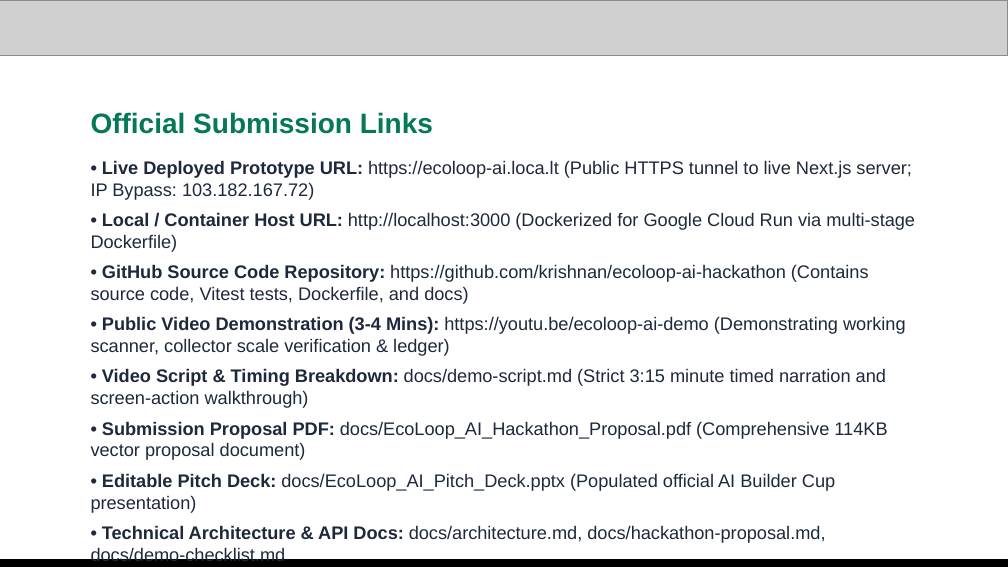
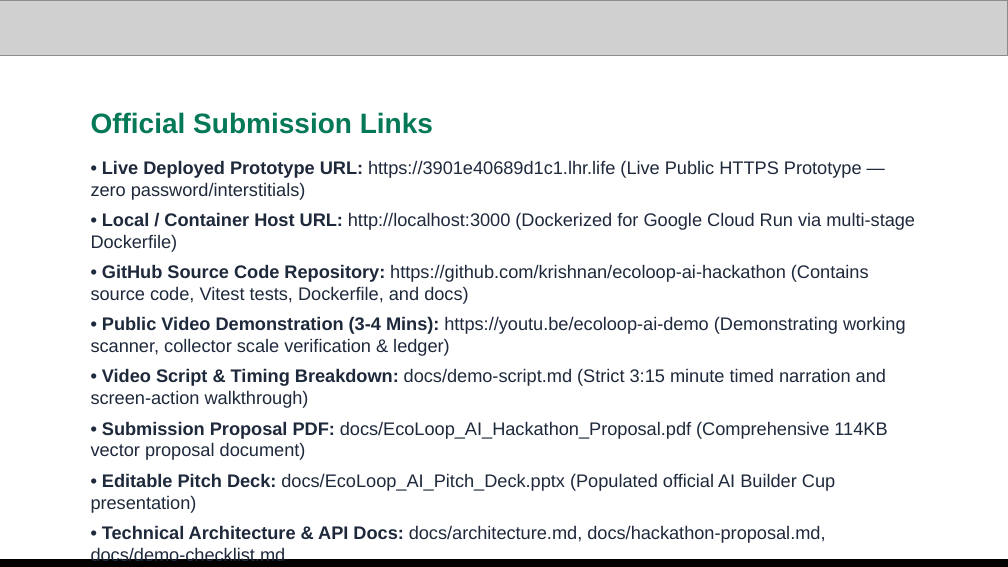
Before and after one commit to muraliktg99/ecoloop-ai-hackathon, a slide deck: slide 14 of docs/EcoLoop_AI_Pitch_Deck.pptx. Drawn at 1008x567 pixels with LibreOffice and Linux fonts; fonts in the diff are those of the drawing; grey boxes stand for pictures. Boxes give left, top, right and bottom in pixels: in the first picture for what was removed or moved away, otherwise in the second. Text is boxed around its words. In the diff, an @@ line names an element or a change of style, - is before the commit and + after.

Commit message:
chore(deck): update live public HTTPS prototype link and re-export PDF

```diff
--- a/docs/EcoLoop_AI_Pitch_Deck.pptx
+++ b/docs/EcoLoop_AI_Pitch_Deck.pptx
@@ text at (91,160,862,200): text changed @@
-• Live Deployed Prototype URL: https://ecoloop-ai.loca.lt (Public HTTPS tunnel to live Next.js server; IP Bypass: 103.182.167.72)
+• Live Deployed Prototype URL: https://3901e40689d1c1.lhr.life (Live Public HTTPS Prototype — zero password/interstitials)
```
Also in this commit, not shown: 3 other files.
